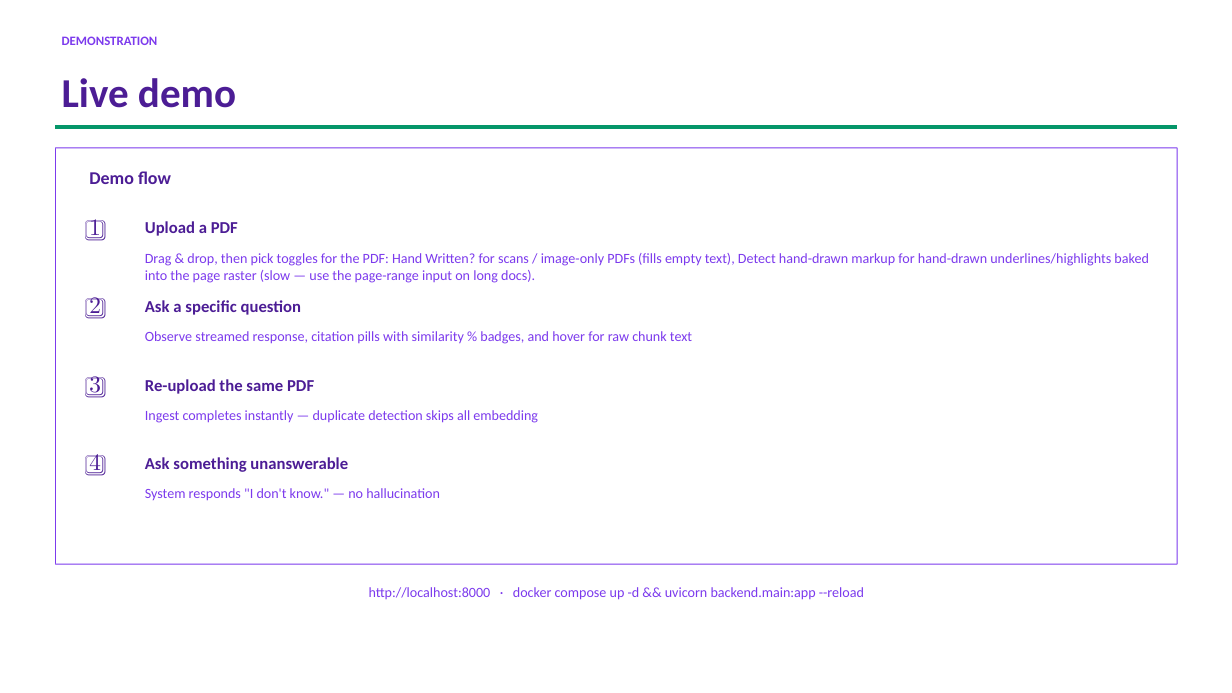
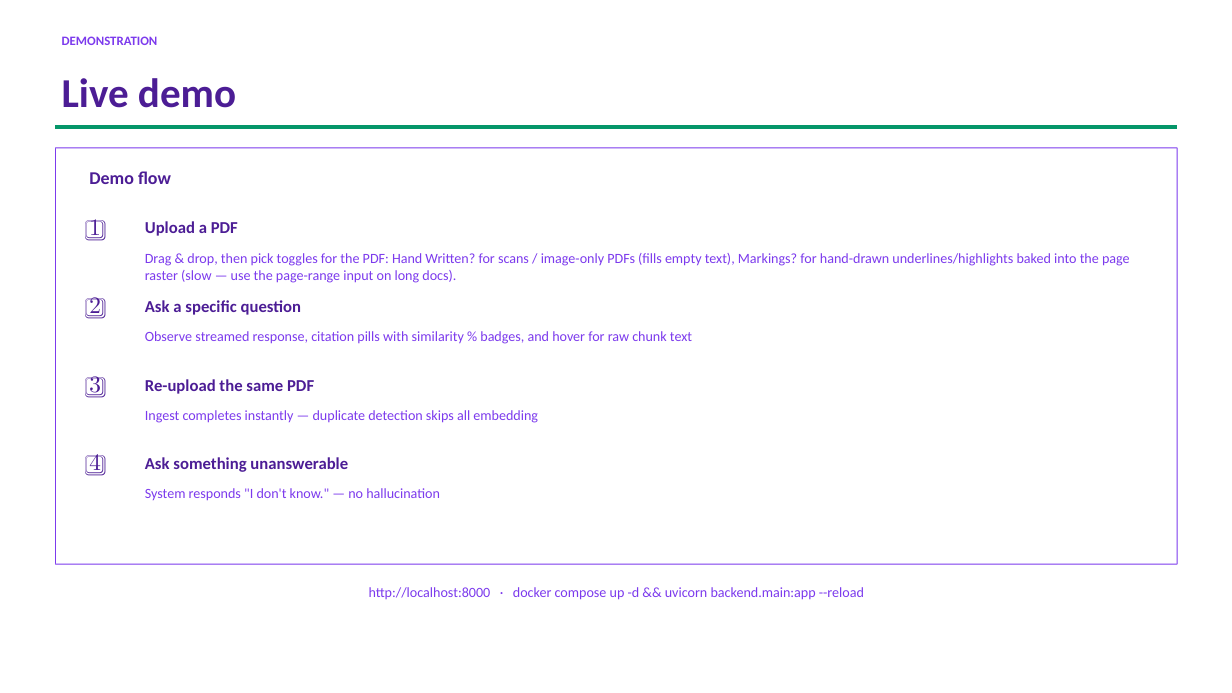
Before and after one commit to GaneshMadarasu/nymbl-demo-RAG-system, a slide deck: slide 10 of NYMBL-DOCRAG.pptx. Drawn at 1232x693 pixels with LibreOffice and Linux fonts; fonts in the diff are those of the drawing. Boxes give left, top, right and bottom in pixels: in the first picture for what was removed or moved away, otherwise in the second. Text is boxed around its words. In the diff, an @@ line names an element or a change of style, - is before the commit and + after.

```diff
--- a/NYMBL-DOCRAG.pptx
+++ b/NYMBL-DOCRAG.pptx
@@ text at (145,253,1130,283): text changed @@
-Drag & drop, then pick toggles for the PDF: Hand Written? for scans / image-only PDFs (fills empty text), Detect hand-drawn markup for hand-drawn underlines/highlights baked into the page raster (slow — use the page-range input on long docs).
+Drag & drop, then pick toggles for the PDF: Hand Written? for scans / image-only PDFs (fills empty text), Markings? for hand-drawn underlines/highlights baked into the page raster (slow — use the page-range input on long docs).
```
Also in this commit, not shown: 1 other file.
